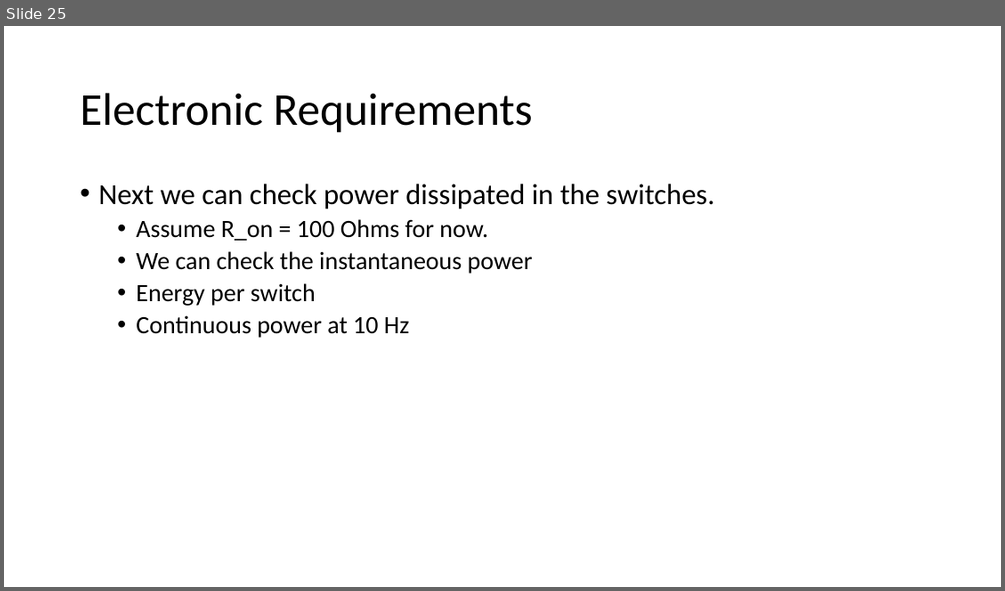
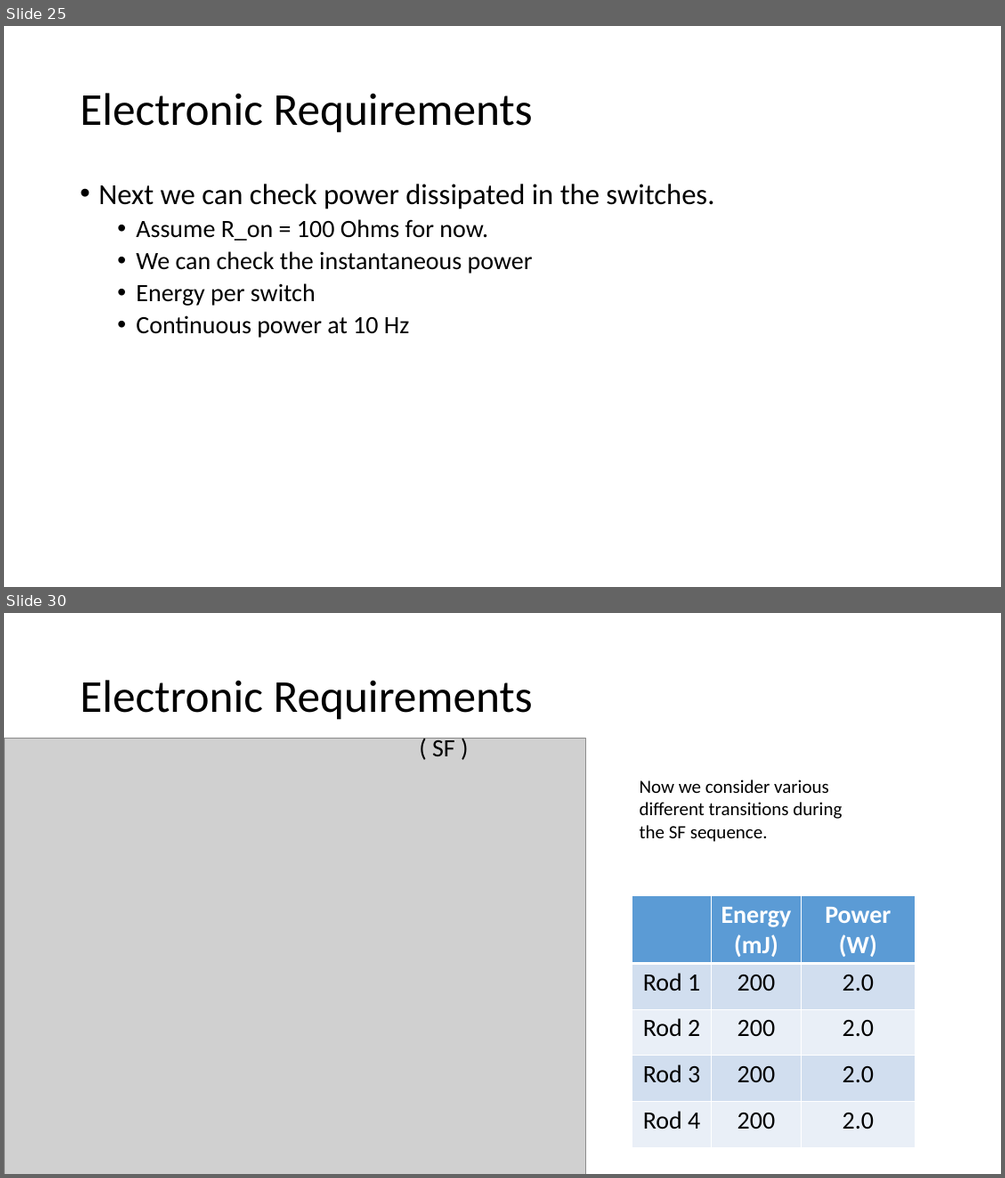
Before and after one commit to dreens/alternate-charging, a slide deck: Alternate Charging XSF2.pptx. Shown one above the other, each under a label of ours: slide 25 before the commit, slides 25 and 30 after it; the slides between them are not shown. The pictures are 1005x591 and 1005x1178 pixels, drawn with LibreOffice and Linux fonts; fonts in the diff are those of the drawing; grey boxes stand for pictures. Boxes give left, top, right and bottom in pixels: in the first picture for what was removed or moved away, otherwise in the second. Text is boxed around its words. In the diff, an @@ line names an element or a change of style, - is before the commit and + after.

```diff
--- a/Alternate Charging XSF2.pptx
+++ b/Alternate Charging XSF2.pptx
@@ slide 30 added at (x1=4, y1=613, x2=1001, y2=1174), background #FFFFFF @@
@@ title added at (x1=80, y1=680, x2=533, y2=720), 44 pt, text #000000 @@
+Electronic Requirements
@@ picture added at (x1=4, y1=738, x2=586, y2=1174) @@
@@ text added at (x1=432, y1=736, x2=455, y2=756), 24 pt, text #000000 @@
+( SF )
@@ text added at (x1=639, y1=779, x2=841, y2=842), 18 pt, text #000000 @@
+Now we consider various different transitions during the SF sequence.
@@ table added at (x1=632, y1=896, x2=915, y2=1147), 5 rows, 3 columns @@
+ | Energy (mJ) | Power (W)
+Rod 1 | 200 | 2.0
+Rod 2 | 200 | 2.0
+Rod 3 | 200 | 2.0
+Rod 4 | 200 | 2.0
```
Also in this commit, not shown: 3 slides changed, 7 other slides added, 1 slide removed, 8 other files.
